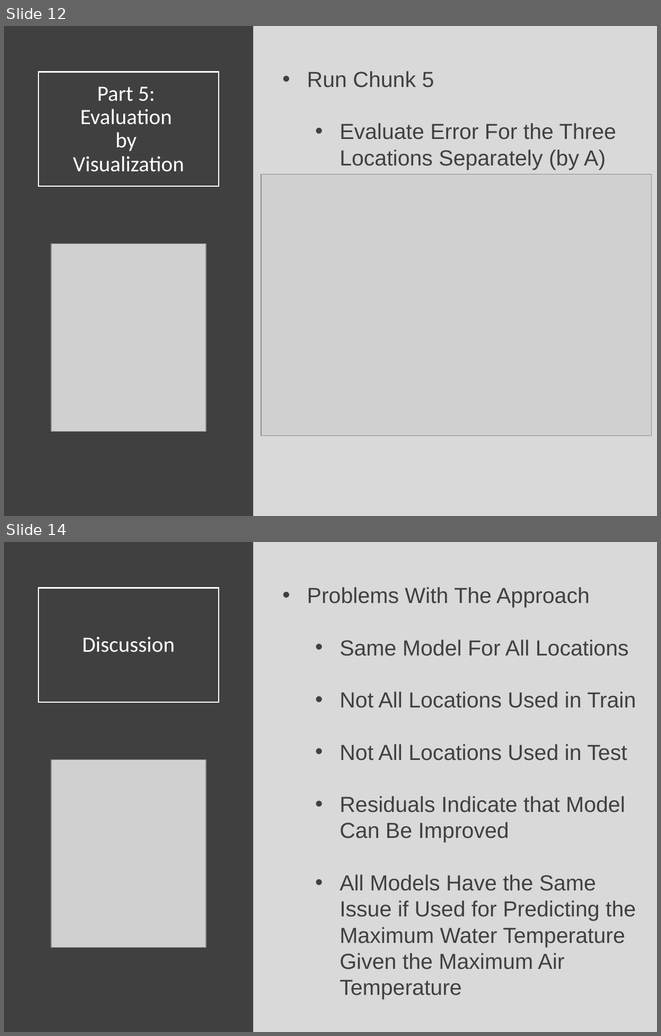
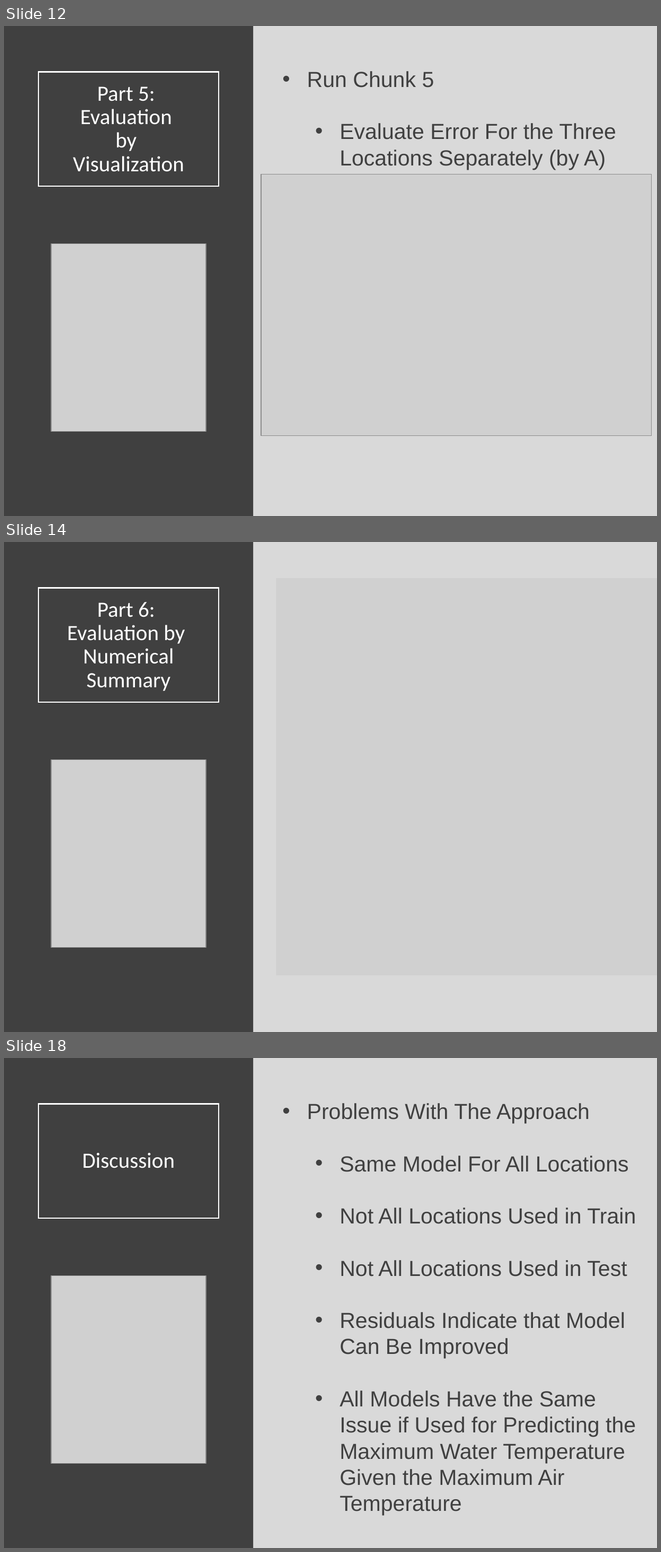
Before and after one commit to Yixf-Self/STOR320_WEBSITE, a slide deck: Lecture/Lecture 24/Lecture 24.pptx. Shown one above the other, each under a label of ours: slides 12 and 14 before the commit, slides 12, 14 and 18 after it; the slides between them are not shown. The pictures are 661x1036 and 661x1552 pixels, drawn with LibreOffice and Linux fonts; fonts in the diff are those of the drawing; grey boxes stand for pictures. Boxes give left, top, right and bottom in pixels: in the first picture for what was removed or moved away, otherwise in the second. Text is boxed around its words. In the diff, an @@ line names an element or a change of style, - is before the commit and + after.

```diff
--- a/Lecture/Lecture 24/Lecture 24.pptx
+++ b/Lecture/Lecture 24/Lecture 24.pptx
@@ slide 14 added at [4,542,657,1032], background #D9D9D9 @@
@@ rectangle added at [4,542,254,1032], fill #404040 @@
@@ title added at [38,588,219,702], outline #FFFFFF 1.5 pt, 24 pt, text #FFFFFF @@
+Part 6:
+Evaluation by
+Numerical Summary
@@ picture added at [276,578,657,975] @@
@@ picture added at [51,759,206,947] @@
@@ what was slide 14 is now slide 18 @@
```
Also in this commit, not shown: 1 slide changed, 3 other slides added, 12 other files.
